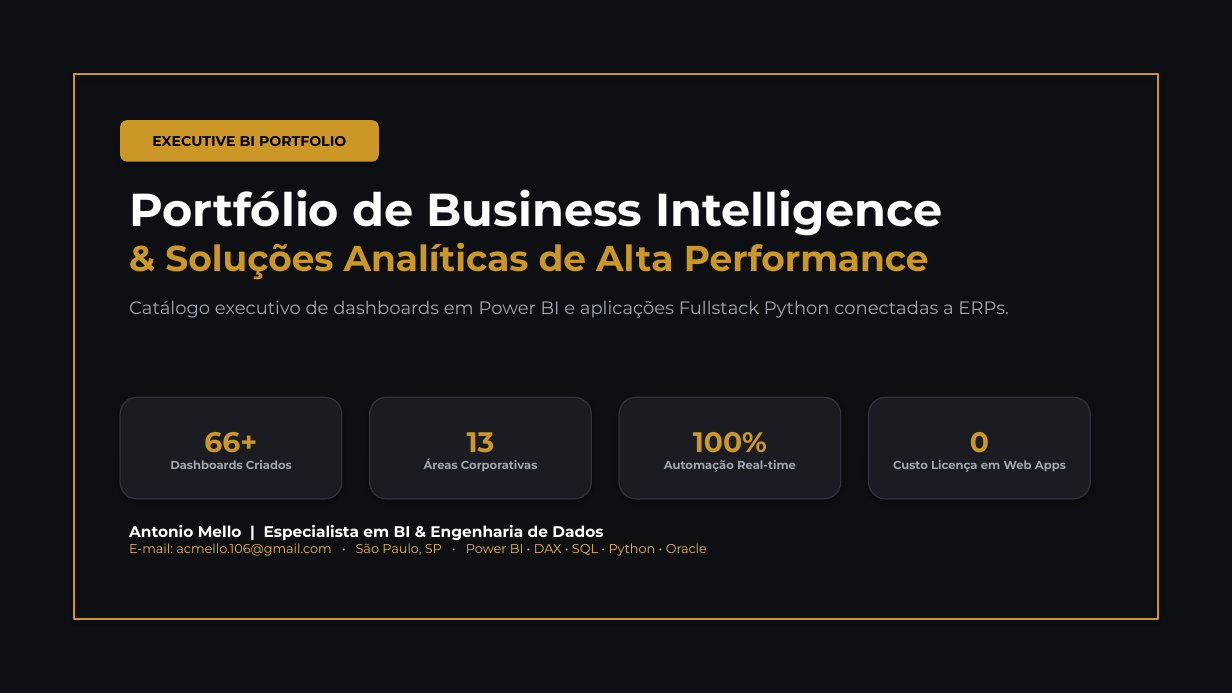
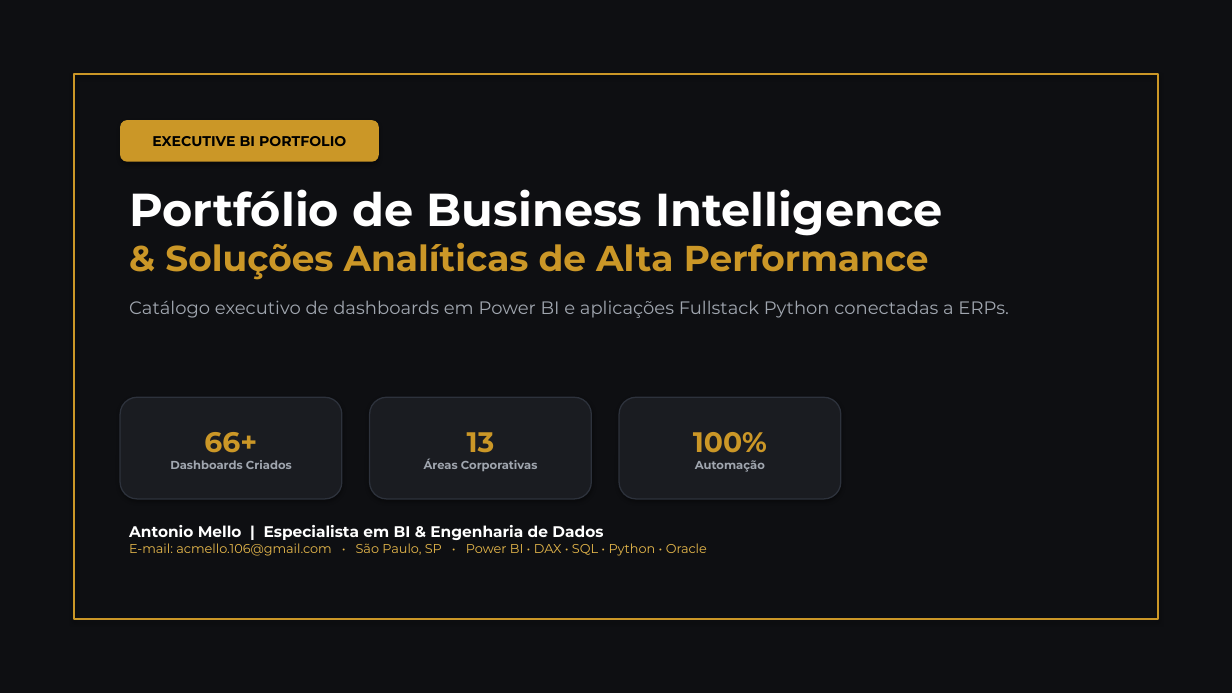
Before and after one commit to Sracm/portfolio-bi, a slide deck: slide 1 of Portfolio_Antonio_Mello_BI_Executive.pptx. Drawn at 1232x693 pixels with LibreOffice and Linux fonts; fonts in the diff are those of the drawing. Boxes give left, top, right and bottom in pixels: in the first picture for what was removed or moved away, otherwise in the second. Text is boxed around its words. In the diff, an @@ line names an element or a change of style, - is before the commit and + after.

Commit message:
Update Automacao KPI label and remove Custo Licenca card

```diff
--- a/Portfolio_Antonio_Mello_BI_Executive.pptx
+++ b/Portfolio_Antonio_Mello_BI_Executive.pptx
@@ rounded rectangle removed at box(869, 397, 1091, 499) @@
-0
-Custo Licença em Web Apps
@@ text in rounded rectangle at box(695, 460, 765, 472): text changed @@
-Automação Real-time
+Automação
```
Also in this commit, not shown: 1 other file.
